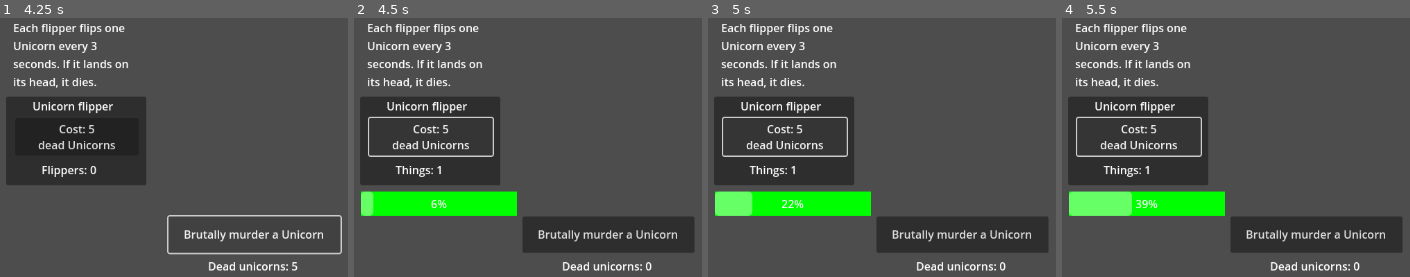
Above: before the commit, frames 1-4 (left to right).
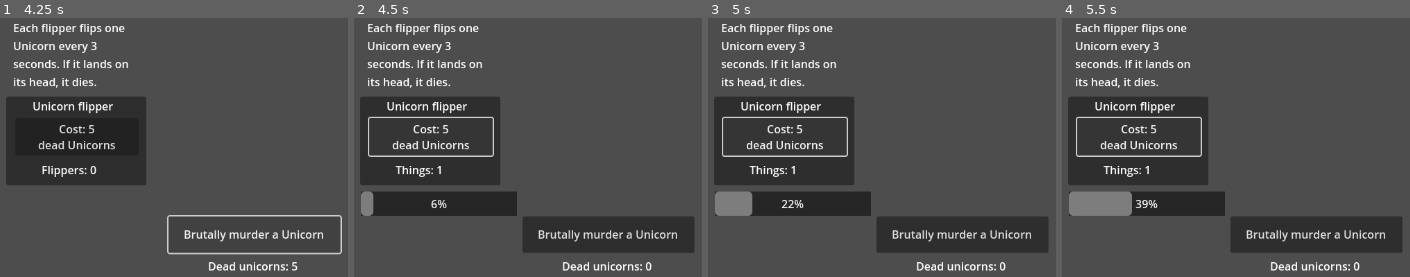
Above: after the commit, the same moments.

Repository: LoonTonk/Unicorn-Flipper
Game: Godot game, scene res://control.tscn
The game is run twice, just before and just after one commit, with the same random seed, the same clock (stepped at 60 frames per second) and the same inputs.
Inputs:
- Up to frame 1 (4.25 s): click "Brutally murder a Unicorn" at 0.5 s; click "Brutally murder a Unicorn" at 1.25 s; click "Brutally murder a Unicorn" at 2 s; tap Enter at 2.75 s; tap Space at 3.5 s
- Up to frame 2 (4.5 s): click "Cost: 5 dead Unicorns" at 4.25 s
- Up to frame 3 (5 s): no input
- Up to frame 4 (5.5 s): click "Cost: 5 dead Unicorns" at 5 s

Frame 1 is identical in both runs. In frame 2, 4.3% of the frame differs, in the area x 2-47%, y 66-77%; in frame 3, 4.3%; in frame 4, 4.3%.

Commit message:
functional color  hORSE

Diff:
--- a/timer.gd
+++ b/timer.gd
@@ -4,11 +4,13 @@
 @onready var flipper = get_node("/root/Control/Unicorn flipper/Label2")
 @onready var color_timer = get_node("color flash")
 
-var my_style = StyleBoxFlat.new()
-var other_style = StyleBoxFlat.new()
+var success = StyleBoxFlat.new()
+var failure = StyleBoxFlat.new()
+var default = StyleBoxFlat.new()
 func _ready():
-	my_style.set_bg_color(Color(0,0,1,1))
-	other_style.set_bg_color(Color(1,1,0,1))
+	success.set_bg_color(Color(0,0.5,0,1))
+	failure.set_bg_color(Color(0.5,0,0,1))
+	default.set_bg_color(Color(0,0,0,0.5))
 	# Set the "normal" style to be your newly created style.
 
 
@@ -19,6 +21,11 @@
 
 func _on_timeout():
 	if flipper.flip():
-		bar.set("custom_styles/normal", my_style)
+		bar.set("theme_override_styles/background", success)
 	else:
-		bar.set("custom_styles/normal", other_style)
+		bar.set("theme_override_styles/background", failure)
+	color_timer.start()
+
+
+func _on_color_flash_timeout():
+	bar.set("theme_override_styles/background", default)
--- a/timer.tscn
+++ b/timer.tscn
@@ -3,7 +3,7 @@
 [ext_resource type="Script" path="res://timer.gd" id="1_vjvdt"]
 
 [sub_resource type="StyleBoxFlat" id="StyleBoxFlat_8orvi"]
-bg_color = Color(0, 1, 0, 1)
+bg_color = Color(0, 0, 0, 0.5)
 
 [node name="ProgressBar" type="ProgressBar"]
 custom_minimum_size = Vector2(225, 35)
@@ -17,5 +17,7 @@
 script = ExtResource("1_vjvdt")
 
 [node name="color flash" type="Timer" parent="Timer"]
+wait_time = 0.75
 
 [connection signal="timeout" from="Timer" to="Timer" method="_on_timeout"]
+[connection signal="timeout" from="Timer/color flash" to="Timer" method="_on_color_flash_timeout"]
